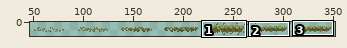
A sprite sheet gets an edit: Images/Mechanics/CrumblingPlatform/crumblingPlatformAppearAnimation.png. Above, an overview of the earlier version with the close-up marked.
Close-up. Before:
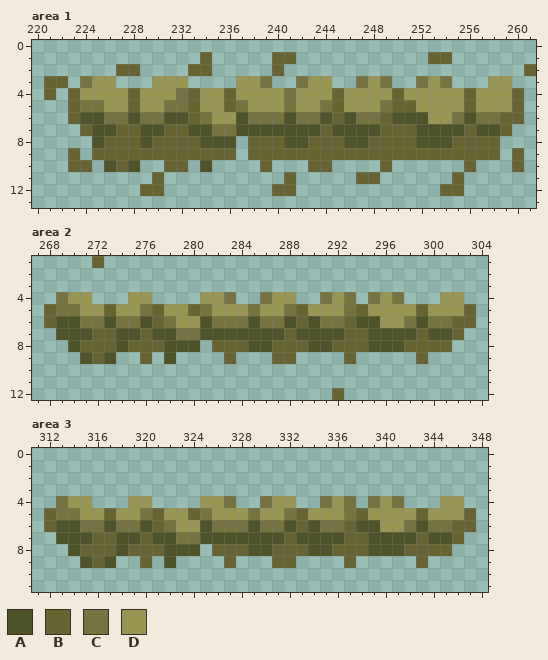
The file is 352x14 pixels. Colours within 5 levels of each other are drawn and written as one. Shown: area 1: x 220..261, y 0..13; area 2: x 267..304, y 1..12; area 3: x 311..348, y 0..11. The wide view leaves out empty margins. The commit also changed other parts of the picture, which this record leaves out.
Palette (. is transparent): A #4e5427  B #676633  C #75733f  D #999654
Pixels before, area 1, first column x 221:
 1 .............B.....BB...........BB.......
 2 ......BB....BB.....B....................B
 3 BB.CDD...DDD....DDC..CDD..CDC..CDC...DD..
 4 B.BDDDDBDDDCBDDBDDDDCDDDBDDDDBDDDDDBDDDB.
 5 ..BCCDDBDDCCBDDBCDDDCDDCBDDDCBBDDDDBDDDB.
 6 ..BAACCACCAABCDDACCCACCABACCBAAADDCACCBB.
 7 ...BAABBAABBAACCAAAAAAABAAAABBBAAAABAAB..
 8 ....ABBBABBBBAAA.BBBAABBBAABBBBAAABBBB...
 9 ..B.BBBBBBBBBBBB.BBBBBBBBBBBBBBBBBBBBB.B.
10 ..BB.ABA..BB.A....B...BB....B......B...B.
11 .........B..........B.....BB......B......
12 ........BB.........BB............BB......
Pixels before, area 2, first column x 268:
 1 ....B...............................
 2 ....................................
 3 ....................................
 4 .CDD...DD....DDC..CDD..CDC.CDC...DD.
 5 BCCDDBDDCBDDBCDDDCDDCBDDDCBDDDDBDDDB
 6 BAACCACCABCDDACCCACCABACCBAADDCACCBB
 7 .AAABBAABAACCAAAAAAABAAAABBAAAABAAB.
 8 ..ABBBABBBAAA.BBBAABBBAABBBAAABBBB..
 9 ...ABA..B.A....B...BB....B.....B....
10 ....................................
11 ....................................
12 ........................B...........
Pixels before, area 3, first column x 312:
 4 .CDD...DD....DDC..CDD..CDC.CDC...DD.
 5 BCCDDBDDCBDDBCDDDCDDCBDDDCBDDDDBDDDB
 6 BAACCACCABCDDACCCACCABACCBAADDCACCBB
 7 .AAABBAABAACCAAAAAAABAAAABBAAAABAAB.
 8 ..ABBBABBBAAA.BBBAABBBAABBBAAABBBB..
 9 ...ABA..B.A....B...BB....B.....B....
After:
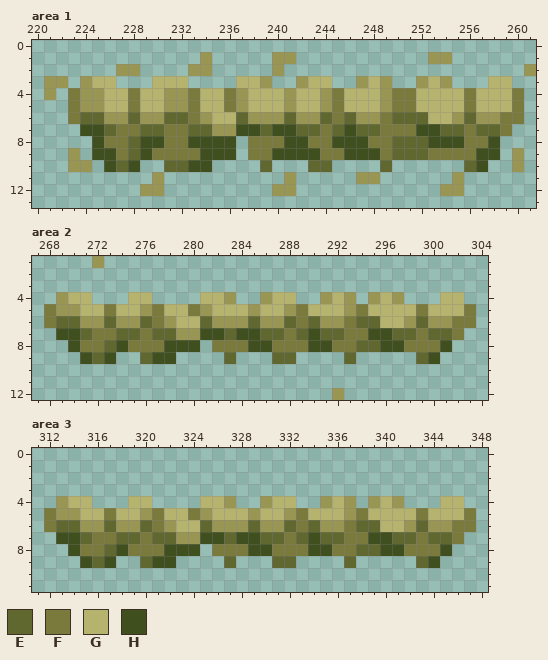
Colours new in this view: E #606830  F #7a7a3d  G #b5b36d  H #404f1e
Edits made:
Changed rows in their new state; - is an unchanged pixel.
Area 1:
first column x 221:
 1 -------------D-----DD-----------DD-------
 2 ------DD----DD-----D--------------------D
 3 DD-DGG---GGG----GGD--DGG--DGD--DGD---GG--
 4 D-F--GGFGG-DFGGF-GGGDGG-FGGG-FFGGGGFGGGF-
 5 --FDDGGFGGDDFGGFDGGGDGGDFGGGDFFGGGGFGGGF-
 6 --FEEDDEDDEEFDGGEDDDEDDEFEDDFEEEGGDEDDFF-
 7 ---HHEFFEEFFEEDDHHEHHEEFEHEEFFFHHEEFEEF--
 8 ----HFFEHHFFHHHH-FFFHHFFHHHFFEEEHHHFFH---
 9 --D-HHFEHFFFFHHH-FFHHHHFFHHHFEEEFFFFHH-D-
10 --DD-HEH--EEHH----E---EE----E------EH--D-
11 ---------D----------D-----DD------D------
12 --------DD---------DD------------DD------
Area 2:
first column x 268:
 1 ----D-------------------------------
 4 -DGG---GG----GGD--DGG--DGD-DGD---GG-
 5 FDDGGFGGDFGGFDGGGDGGDFGGGDFGGGGFGGGF
 6 FEEDDEDDEFDGGEDDDEDDEFEDDFEEGGDEDDFF
 7 -HHEFFEEFEEDDHHEHHEEFEHEEFFHHEEFEEF-
 8 --HFFEHFFFHHH-FFFHHFFFHHFFEEHHFFFH--
 9 ---HEH--EHH----E---EE----E-----EH---
12 ------------------------D-----------
Area 3:
first column x 312:
 4 -DGG---GG----GGD--DGG--DGD-DGD---GG-
 5 FDDGGFGGDFGGFDGGGDGGDFGGGDFGGGGFGGGF
 6 FEEDDEDDEFDGGEDDDEDDEFEDDFEEGGDEDDFF
 7 -HHEFFEEFEEDDHHEHHEEFEHEEFFHHEEFEEF-
 8 --HFFEHFFFHHH-FFFHHFFFHHFFEEHHFFFH--
 9 ---HEH--EHH----E---EE----E-----EH---
Boxes around the changes in both close-ups, in picture pixels (x1, y1, x2, y2):
changed: (44, 52, 536, 196)
changed: (44, 256, 476, 400)
changed: (44, 496, 476, 568)
